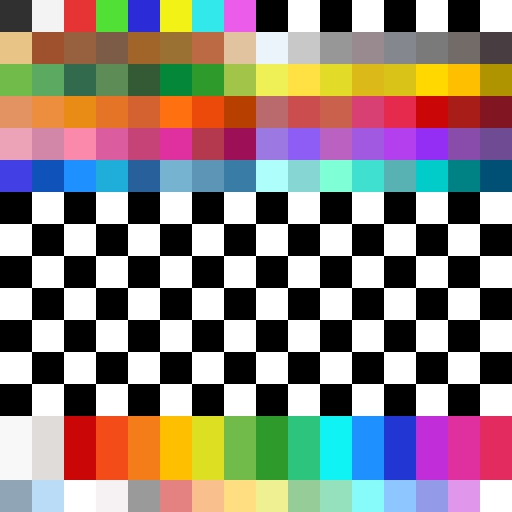
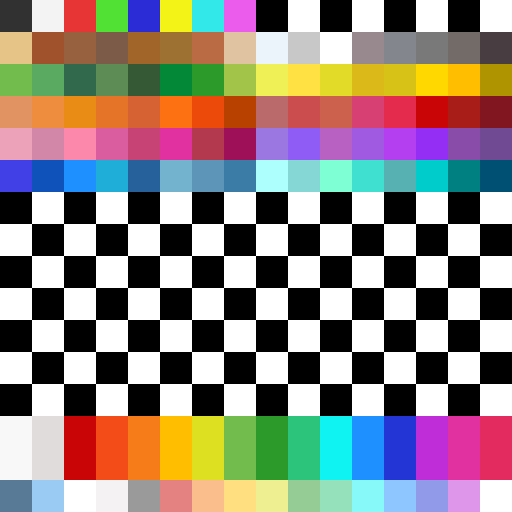
Revision of a layered 512x512 image; what changed, layer by layer:
"transparent": opacity 50% → 75%, painted on it over [0, 480, 64, 512]
hid "Calque 9" over [320, 32, 352, 64]
